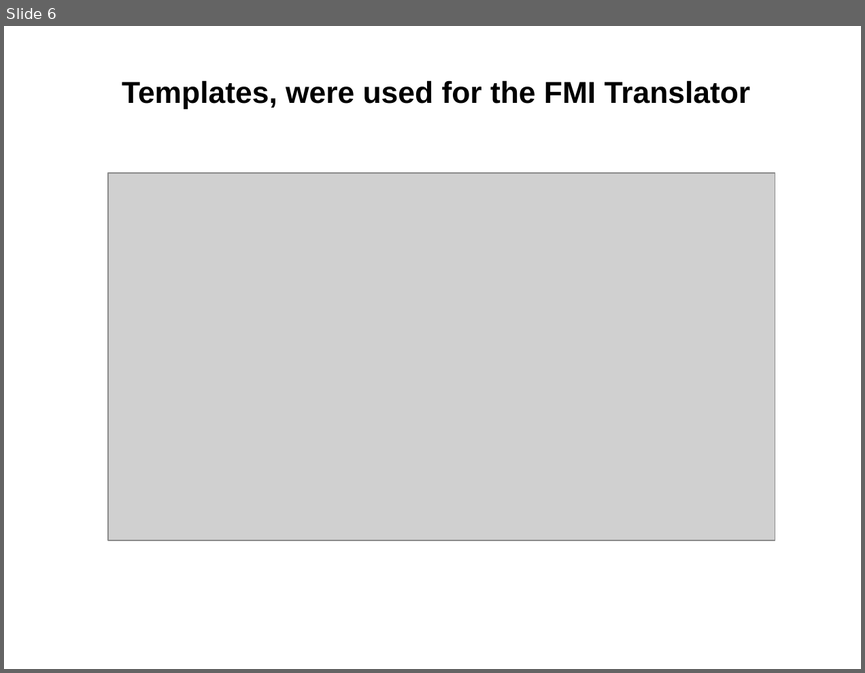
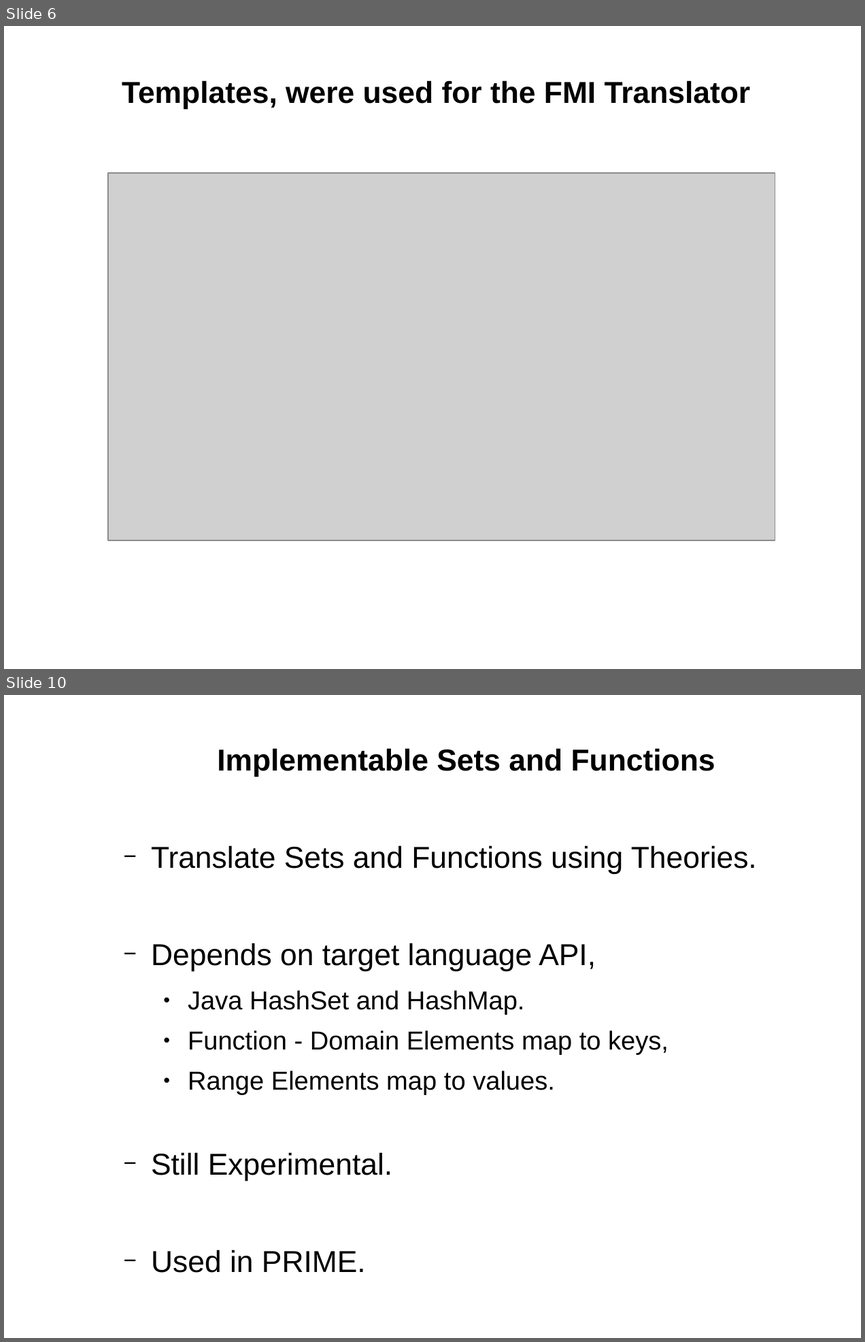
Before and after one commit to weetmuts/rodin-b-sharp-iUML_B_Utils, a slide deck: work/store/Writing/RUDW2014(accepted)/presentation/presentation.odp. Shown one above the other, each under a label of ours: slide 6 before the commit, slides 6 and 10 after it; the slides between them are not shown. The pictures are 865x673 and 865x1342 pixels, drawn with LibreOffice and Linux fonts; fonts in the diff are those of the drawing; grey boxes stand for pictures. Boxes give left, top, right and bottom in pixels: in the first picture for what was removed or moved away, otherwise in the second. Text is boxed around its words. In the diff, an @@ line names an element or a change of style, - is before the commit and + after.

```diff
--- a/work/store/Writing/RUDW2014(accepted)/presentation/presentation.odp
+++ b/work/store/Writing/RUDW2014(accepted)/presentation/presentation.odp
@@ slide 10 added at (4, 695, 861, 1338), background #FFFFFF @@
@@ text added at (151, 748, 757, 1272), 28 pt, text #000000 @@
+  Implementable Sets and Functions
+  − Translate Sets and Functions using Theories.
+  − Depends on target language API,
+    ● Java HashSet and HashMap.
+    ● Function - Domain Elements map to keys,
+    ● Range Elements map to values.
+  − Still Experimental.
+  − Used in PRIME.
```
Also in this commit, not shown: 6 slides changed, 4 other slides added, 1 slide removed, 6 other files.
